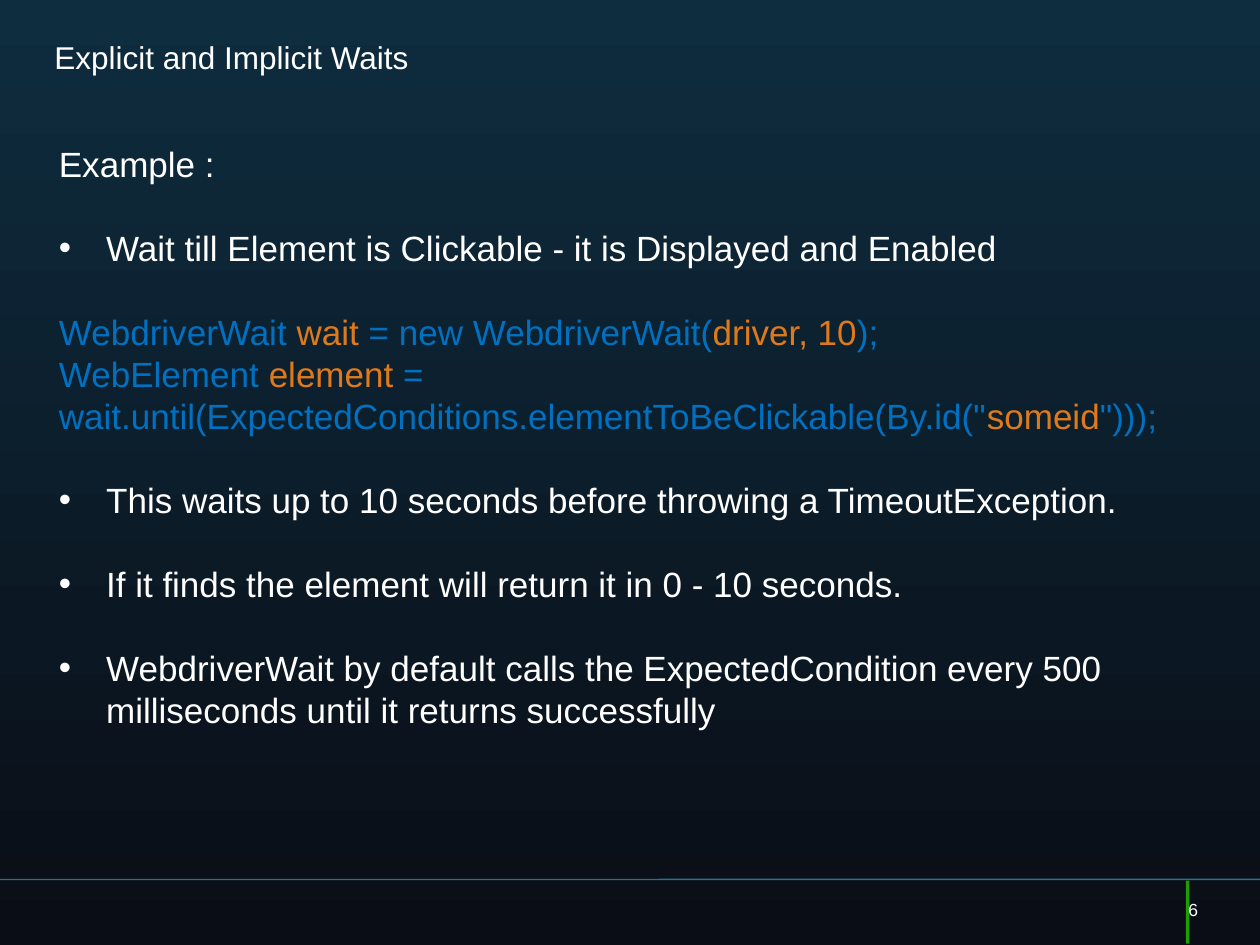
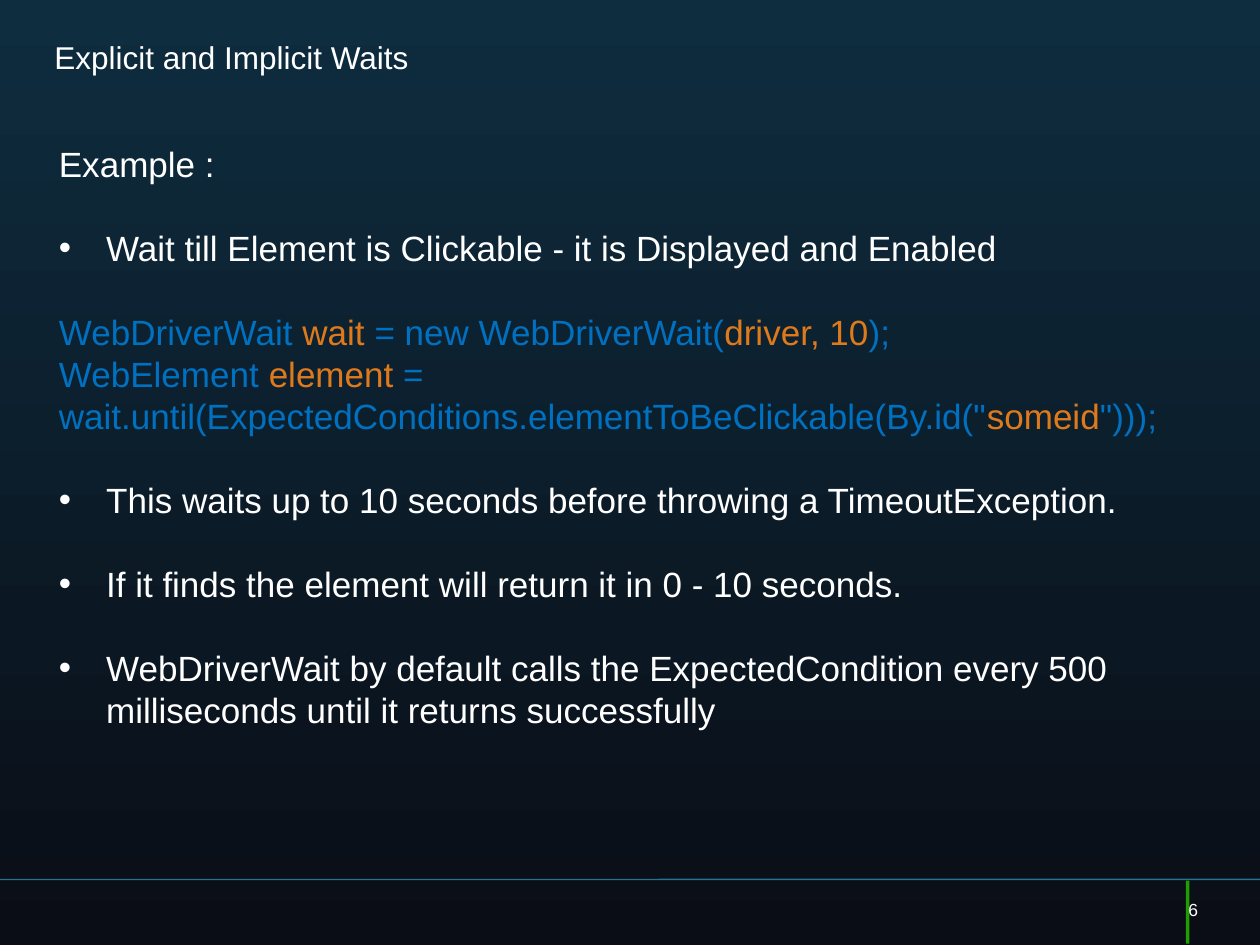
Before and after one commit to AcademyGaffney/QEAAutomation, a slide deck: slide 6 of Selenium_WebDriver_Advanced_Usage_V2.pptx. Drawn at 1260x945 pixels with LibreOffice and Linux fonts; fonts in the diff are those of the drawing. Boxes give left, top, right and bottom in pixels: in the first picture for what was removed or moved away, otherwise in the second. Text is boxed around its words. In the diff, an @@ line names an element or a change of style, - is before the commit and + after.

```diff
--- a/Selenium_WebDriver_Advanced_Usage_V2.pptx
+++ b/Selenium_WebDriver_Advanced_Usage_V2.pptx
@@ text at box(59, 319, 890, 352): text changed @@
-WebdriverWait wait = new WebdriverWait(driver, 10);
+WebDriverWait wait = new WebDriverWait(driver, 10);
@@ text at box(106, 655, 1106, 730): text changed @@
-• WebdriverWait by default calls the ExpectedCondition every 500 milliseconds until it returns successfully
+• WebDriverWait by default calls the ExpectedCondition every 500 milliseconds until it returns successfully
```
Also in this commit, not shown: 4 other slides changed, 16 other files.
